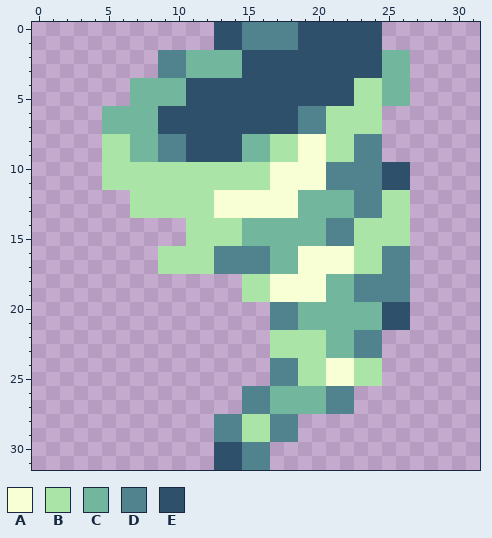
Edited in one commit: pixel-art sprite (NPCs/Pickups/Wind1.png). The picture above was drawn from the file before the commit.
The file is 32x32 pixels.
Palette (. is transparent): A #f8ffd4  B #aae5a7  C #73b69e  D #50838e  E #2f506a
Pixels before, first column x 5:
 0 ........EEDDDDEEEEEE..
 1 ........EEDDDDEEEEEE..
 2 ....DDCCCCEEEEEEEEEECC
 3 ....DDCCCCEEEEEEEEEECC
 4 ..CCCCEEEEEEEEEEEEBBCC
 5 ..CCCCEEEEEEEEEEEEBBCC
 6 CCCCEEEEEEEEEEDDBBBB..
 7 CCCCEEEEEEEEEEDDBBBB..
 8 BBCCDDEEEECCBBAABBDD..
 9 BBCCDDEEEECCBBAABBDD..
10 BBBBBBBBBBBBAAAADDDDEE
11 BBBBBBBBBBBBAAAADDDDEE
12 ..BBBBBBAAAAAACCCCDDBB
13 ..BBBBBBAAAAAACCCCDDBB
14 ......BBBBCCCCCCDDBBBB
15 ......BBBBCCCCCCDDBBBB
16 ....BBBBDDDDCCAAAABBDD
17 ....BBBBDDDDCCAAAABBDD
18 ..........BBAAAACCDDDD
19 ..........BBAAAACCDDDD
20 ............DDCCCCCCEE
21 ............DDCCCCCCEE
22 ............BBBBCCDD..
23 ............BBBBCCDD..
24 ............DDBBAABB..
25 ............DDBBAABB..
26 ..........DDCCCCDD....
27 ..........DDCCCCDD....
28 ........DDBBDD........
29 ........DDBBDD........
30 ........EEDD..........
31 ........EEDD..........
New version:
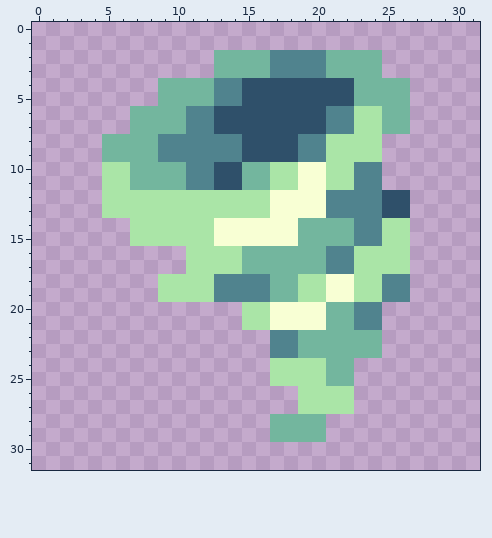
The exact change:
Changed rows in their new state; - is an unchanged pixel.
first column x 5:
 0 --------............--
 1 --------............--
 2 ----....--CCDDDDCCCC..
 3 ----....--CCDDDDCCCC..
 4 --..--CCDD--------CC--
 5 --..--CCDD--------CC--
 6 ..--CCDD------EEDD--CC
 7 ..--CCDD------EEDD--CC
 8 CC----DDDDEEEEDD--BB--
 9 CC----DDDDEEEEDD--BB--
10 --CCCCDDEECCBB--BB--..
11 --CCCCDDEECCBB--BB--..
12 BB------BBBB--AADD--EE
13 BB------BBBB--AADD--EE
14 --BBBB--AAAAAA--CCDD--
15 --BBBB--AAAAAA--CCDD--
16 ----..--BBCC--CCDD--BB
17 ----..--BBCC--CCDD--BB
18 ----BBBBDDDDCCBBAABB--
19 ----BBBBDDDDCCBBAABB--
20 ----------BBAAAA--DD..
21 ----------BBAAAA--DD..
22 ------------DDCC--CC--
23 ------------DDCC--CC--
24 ------------BB--CC..--
25 ------------BB--CC..--
26 ----------....BBBB----
27 ----------....BBBB----
28 --------....CCCC------
29 --------....CCCC------
30 --------....----------
31 --------....----------
Pixel boxes of the changes (left, top, right, bottom) in both pictures:
changed: (102, 22, 410, 470)
